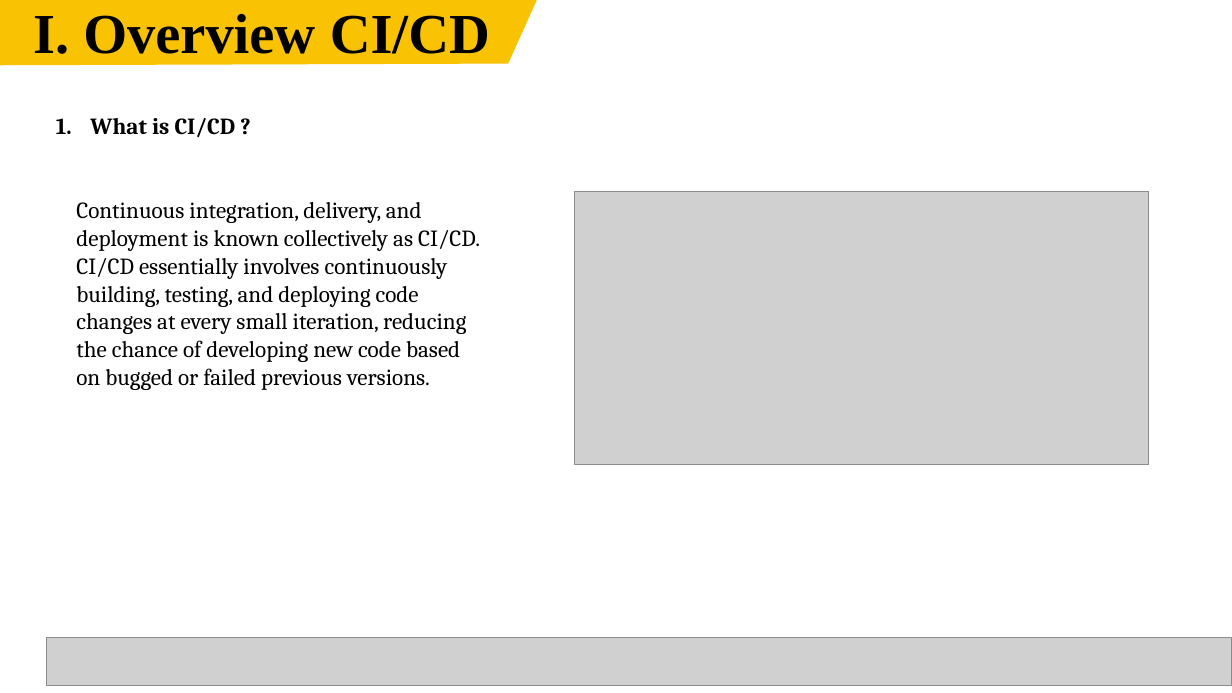
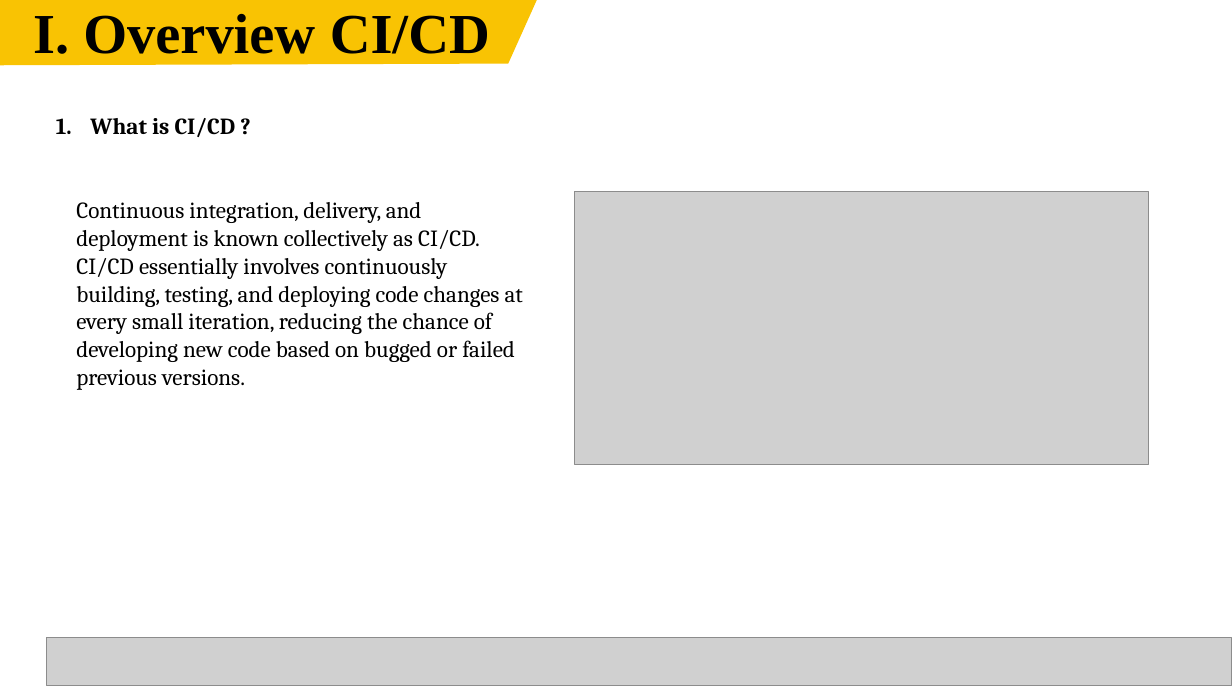
Before and after one commit to NguyenPhiHao/CICD, a slide deck: slide 3 of CICD_SharingKowledge.pptx. Drawn at 1232x693 pixels with LibreOffice and Linux fonts; fonts in the diff are those of the drawing; grey boxes stand for pictures. Boxes give left, top, right and bottom in pixels: in the first picture for what was removed or moved away, otherwise in the second. Text is boxed around its words. In the diff, an @@ line names an element or a change of style, - is before the commit and + after.

```diff
--- a/CICD_SharingKowledge.pptx
+++ b/CICD_SharingKowledge.pptx
@@ text "Continuous integration, delivery, and deployment ..." rewrapped from [76, 202, 480, 390] to [76, 202, 523, 390] @@
```
Also in this commit, not shown: 2 other files.
